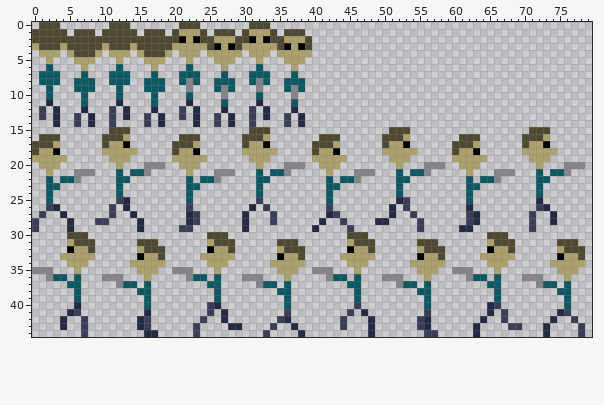
Sprite sheet -- res/player_spritesheet.png. Above: the version before the commit.
The file is 80x45 pixels.
After the commit:
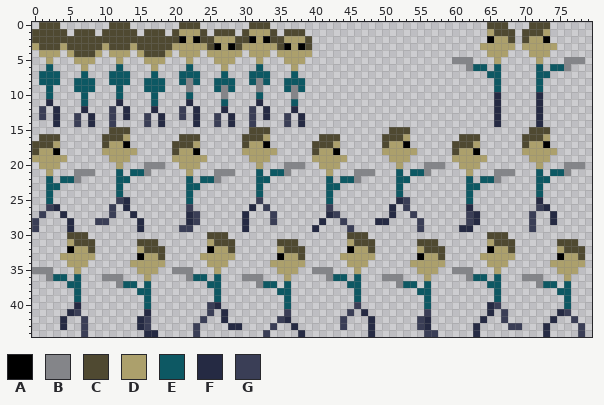
Palette (. is transparent): A #000000  B #848589  C #4f4931  D #aca06c  E #0d5863  F #252a43  G #3a3e56
The commit says: Added more animations and player movement
Change:
The edit adds colour A in row 2 at x 65 and 73.
The edit adds colour B in row 5 at x 60 to 62 and 76 to 78; in row 6 at x 62 and 76.
The edit adds colour C in row 0 at x 65 to 67 and 71 to 73; in row 1 at x 66 to 68 and 70 to 72; in row 2 at x 68 and 70.
The edit adds colour D in row 1 at x 65 and 73; in row 2 at x 66 to 67 and 71 to 72; in row 3 at x 64 to 68 and 70 to 74; in row 4 at x 65 to 67 and 71 to 73; in row 5 at x 66 and 72.
The edit adds colour E in row 6 at x 63 to 64, 66, 72 and 74 to 75; in row 7 at x 65 to 66 and 72 to 73; in rows 8 to 9 at x 66 and 72.
The edit adds colour F in rows 10 to 14 at x 66 and 72.
Changed places in both pictures, as pixel boxes (x1, y1, x2, y2):
added: (452, 22, 585, 127)
